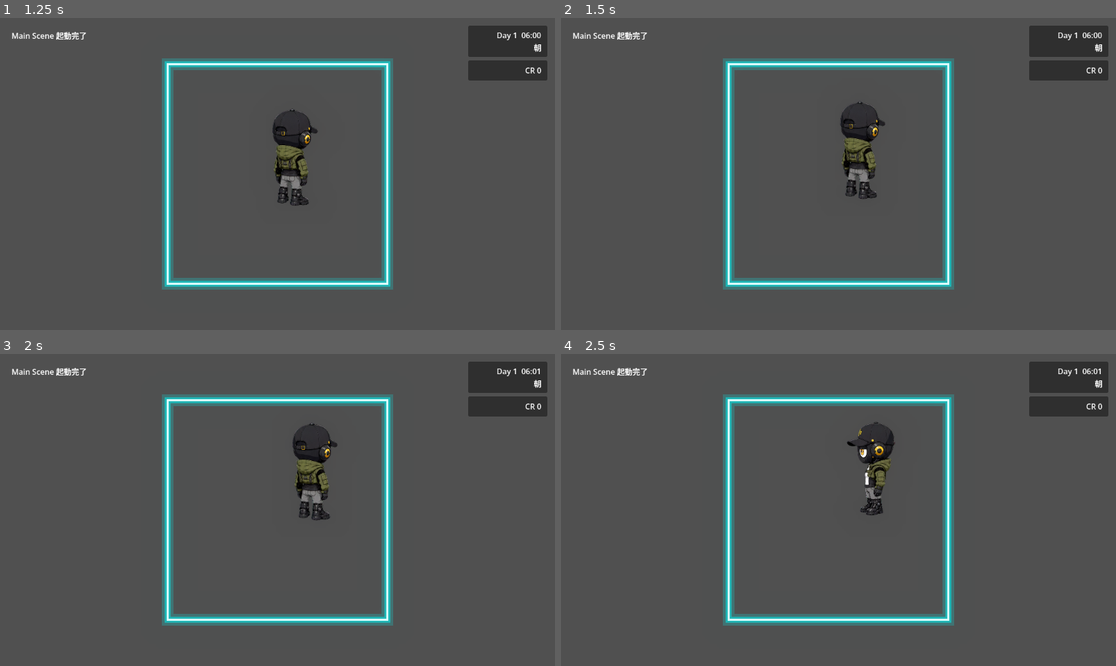
Above: before the commit, frames 1-4 (two rows, left to right).
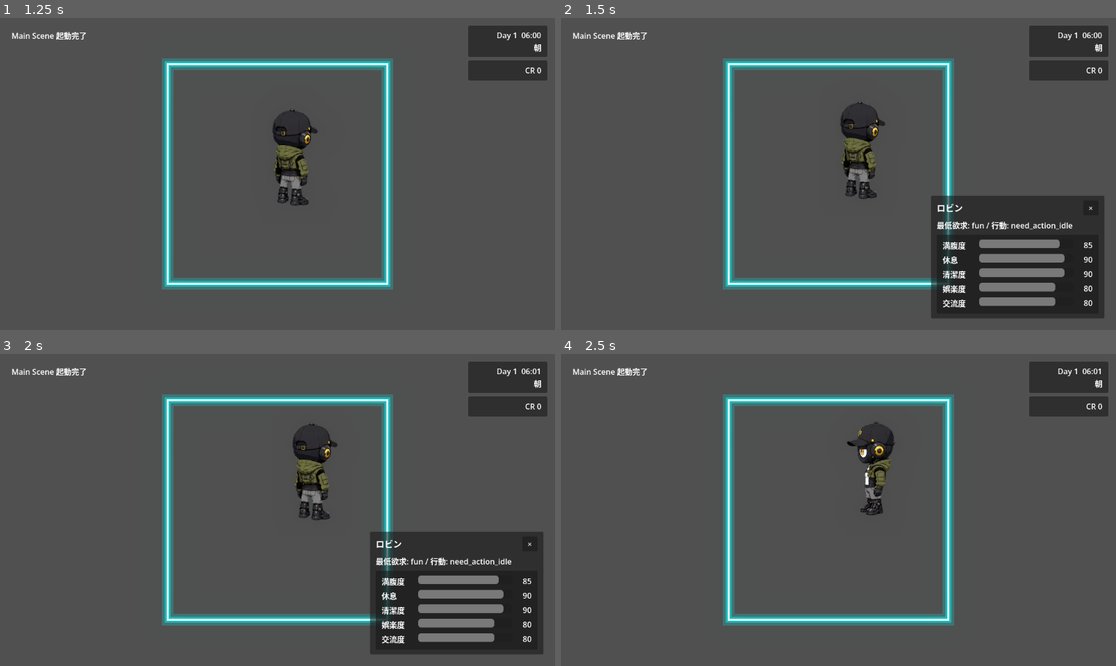
Above: after the commit, the same moments.

Repository: grimoire1089-coder/optimistic
Game: Godot game, scene res://Scenes/Boot/TitleScene.tscn
The game is run twice, just before and just after one commit, with the same random seed, the same clock (stepped at 60 frames per second) and the same inputs.
Inputs (mouse positions are in pixels of both pictures, inside the frame that each line leads up to):
- Up to frame 1 (1.25 s): click "はじめる" at 0.5 s
- Up to frame 2 (1.5 s): move the mouse to (855, 167) at 1.27 s; click (855, 167) at 1.42 s
- Up to frame 3 (2 s): no input
- Up to frame 4 (2.5 s): click (1088, 544) at 2 s, where only the run after the commit has a clickable "×"

Frame 1 is identical in both runs. In frame 2, 12% of the frame differs, in the area x 66-98%, y 56-97%; in frame 3, 12%; in frame 4, nothing differs.

Commit message:
Add Robin click sound support

Diff:
--- a/Scripts/Characters/Robin/RobinWanderActor.gd
+++ b/Scripts/Characters/Robin/RobinWanderActor.gd
@@ -3,9 +3,20 @@
 
 signal selected(actor: RobinWanderActor)
 
+const DEFAULT_CLICK_SFX_PATHS := [
+	"res://Assets/Audio/SFX/UI/click.ogg",
+	"res://Assets/Audio/SFX/UI/ui_click.ogg",
+	"res://Assets/Audio/SFX/UI/select.ogg",
+	"res://Assets/Audio/SFX/UI/button_click.ogg",
+	"res://Assets/Audio/SFX/UI/Click.ogg",
+]
+
 @export var start_at_movement_area_center: bool = true
 @export var display_name: String = "ロビン"
+@export var click_sfx: AudioStream
+@export var click_sfx_volume_db: float = 0.0
 
+@onready var click_area: Area2D = $ClickArea2D
 @onready var needs_bundle: Node = $AICharacterNeedsBundle
 @onready var needs_module: CharacterNeedsModule = $AICharacterNeedsBundle/CharacterNeedsModule
 @onready var need_planner: NeedDrivenAIPlanner = $AICharacterNeedsBundle/NeedDrivenAIPlanner
@@ -14,7 +25,9 @@
 
 
 func _ready() -> void:
-	input_pickable = true
+	input_pickable = false
+	_setup_click_area()
+	_load_default_click_sfx_if_needed()
 	wander_module.setup(self)
 	if start_at_movement_area_center:
 		global_position = wander_module.get_movement_center()
@@ -27,14 +40,6 @@
 	if wander_module.clamp_body_to_movement_area():
 		velocity = Vector2.ZERO
 	walk_animator.update_animation(velocity, wander_module.get_facing_direction(), delta)
-
-
-func _input_event(_viewport: Viewport, event: InputEvent, _shape_idx: int) -> void:
-	if event is InputEventMouseButton:
-		var mouse_event := event as InputEventMouseButton
-		if mouse_event.button_index == MOUSE_BUTTON_LEFT and mouse_event.pressed:
-			selected.emit(self)
-			get_viewport().set_input_as_handled()
 
 
 func get_movement_area() -> Rect2:
@@ -59,3 +64,40 @@
 	if needs_module == null:
 		return &""
 	return needs_module.get_lowest_need_id()
+
+
+func _setup_click_area() -> void:
+	if click_area == null:
+		return
+	click_area.input_pickable = true
+	var callable := Callable(self, "_on_click_area_input_event")
+	if not click_area.input_event.is_connected(callable):
+		click_area.input_event.connect(callable)
+
+
+func _on_click_area_input_event(_viewport: Viewport, event: InputEvent, _shape_idx: int) -> void:
+	if event is InputEventMouseButton:
+		var mouse_event := event as InputEventMouseButton
+		if mouse_event.button_index == MOUSE_BUTTON_LEFT and mouse_event.pressed:
+			_select_actor()
+
+
+func _select_actor() -> void:
+	_play_click_sfx()
+	selected.emit(self)
+	get_viewport().set_input_as_handled()
+
+
+func _play_click_sfx() -> void:
+	if click_sfx == null:
+		return
+	AudioPlayer.play_sfx(click_sfx, 1.0, click_sfx_volume_db)
+
+
+func _load_default_click_sfx_if_needed() -> void:
+	if click_sfx != null:
+		return
+	for path in DEFAULT_CLICK_SFX_PATHS:
+		if ResourceLoader.exists(path):
+			click_sfx = load(path) as AudioStream
+			return
